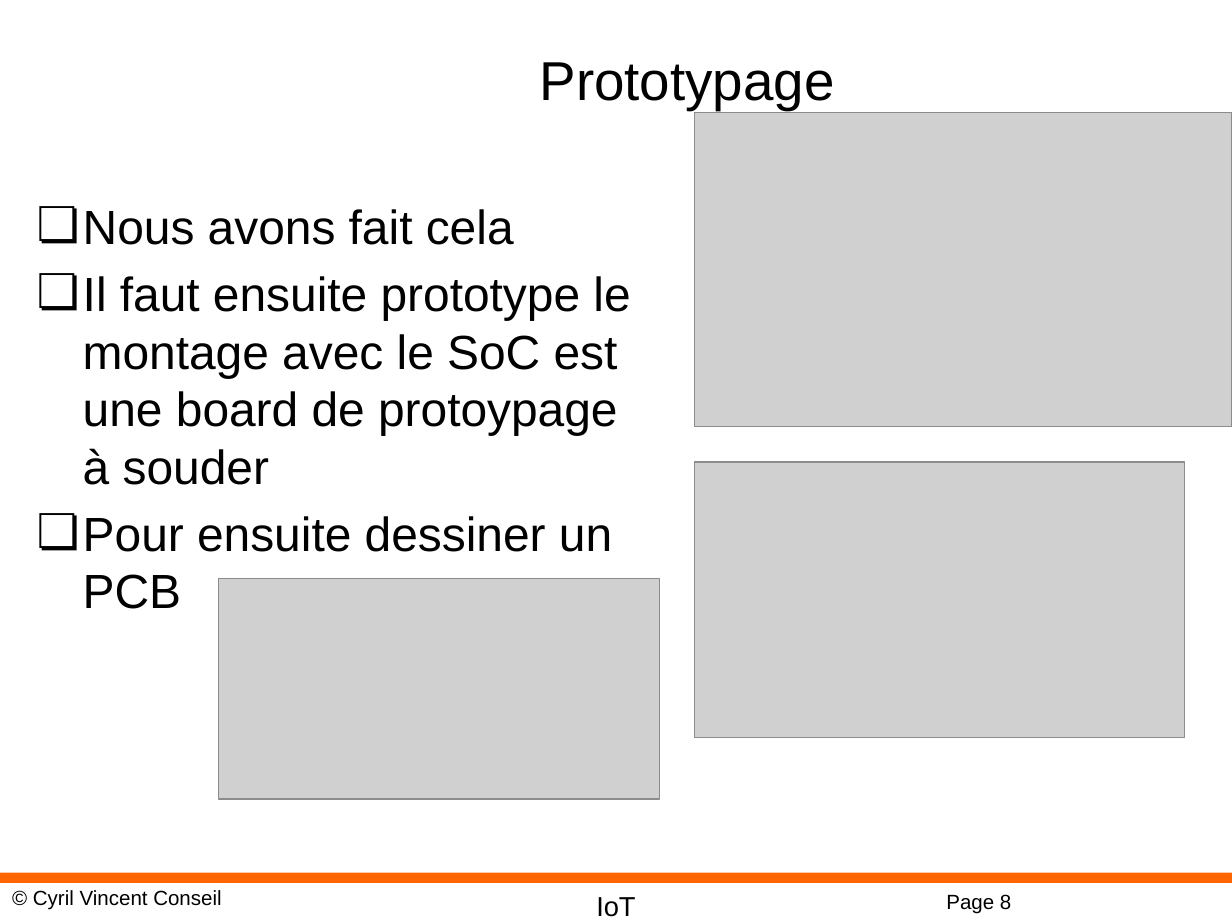
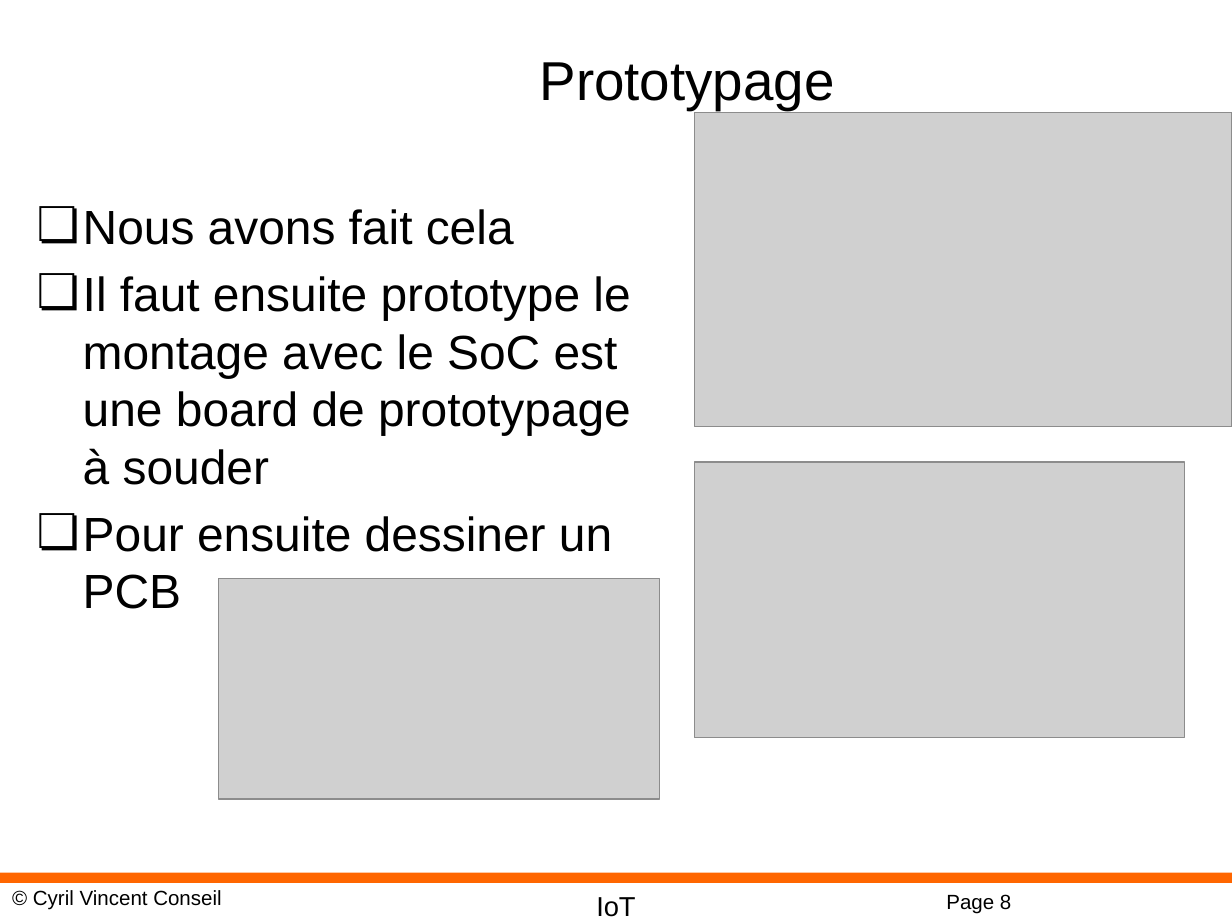
Before and after one commit to cyrilvincent/IoT, a slide deck: slide 8 of ppt/IoT30-ESPTool.pptx. Drawn at 1232x924 pixels with LibreOffice and Linux fonts; fonts in the diff are those of the drawing; grey boxes stand for pictures; background and template pictures are left out. Boxes give left, top, right and bottom in pixels: in the first picture for what was removed or moved away, otherwise in the second. Text is boxed around its words. In the diff, an @@ line names an element or a change of style, - is before the commit and + after.

```diff
--- a/ppt/IoT30-ESPTool.pptx
+++ b/ppt/IoT30-ESPTool.pptx
@@ text at [83, 276, 631, 485]: text changed @@
-❏ Il faut ensuite prototype le montage avec le SoC est une board de protoypage à souder
+❏ Il faut ensuite prototype le montage avec le SoC est une board de prototypage à souder
```
Also in this commit, not shown: 2 other slides changed, 2 other files.
